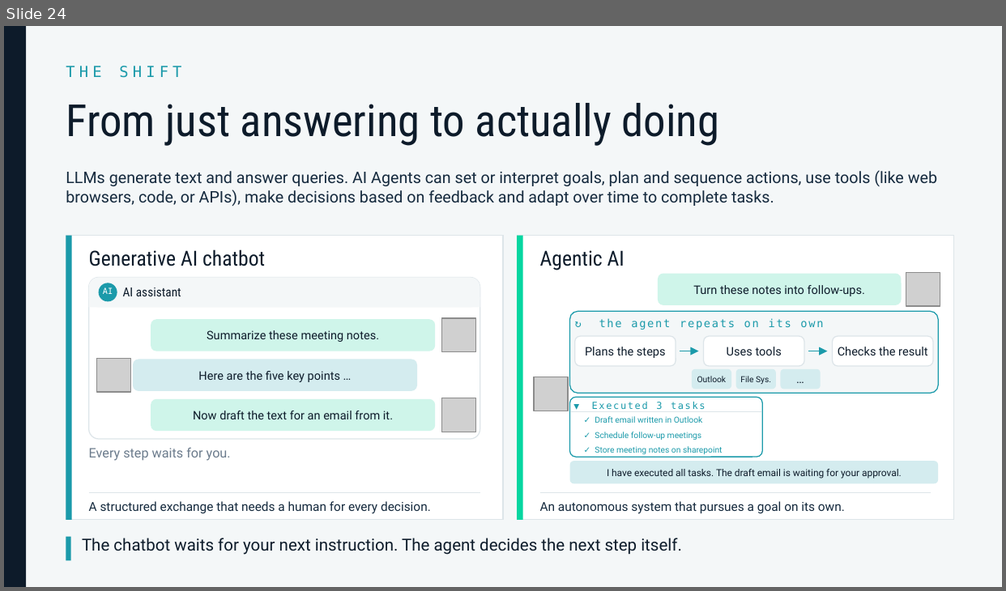
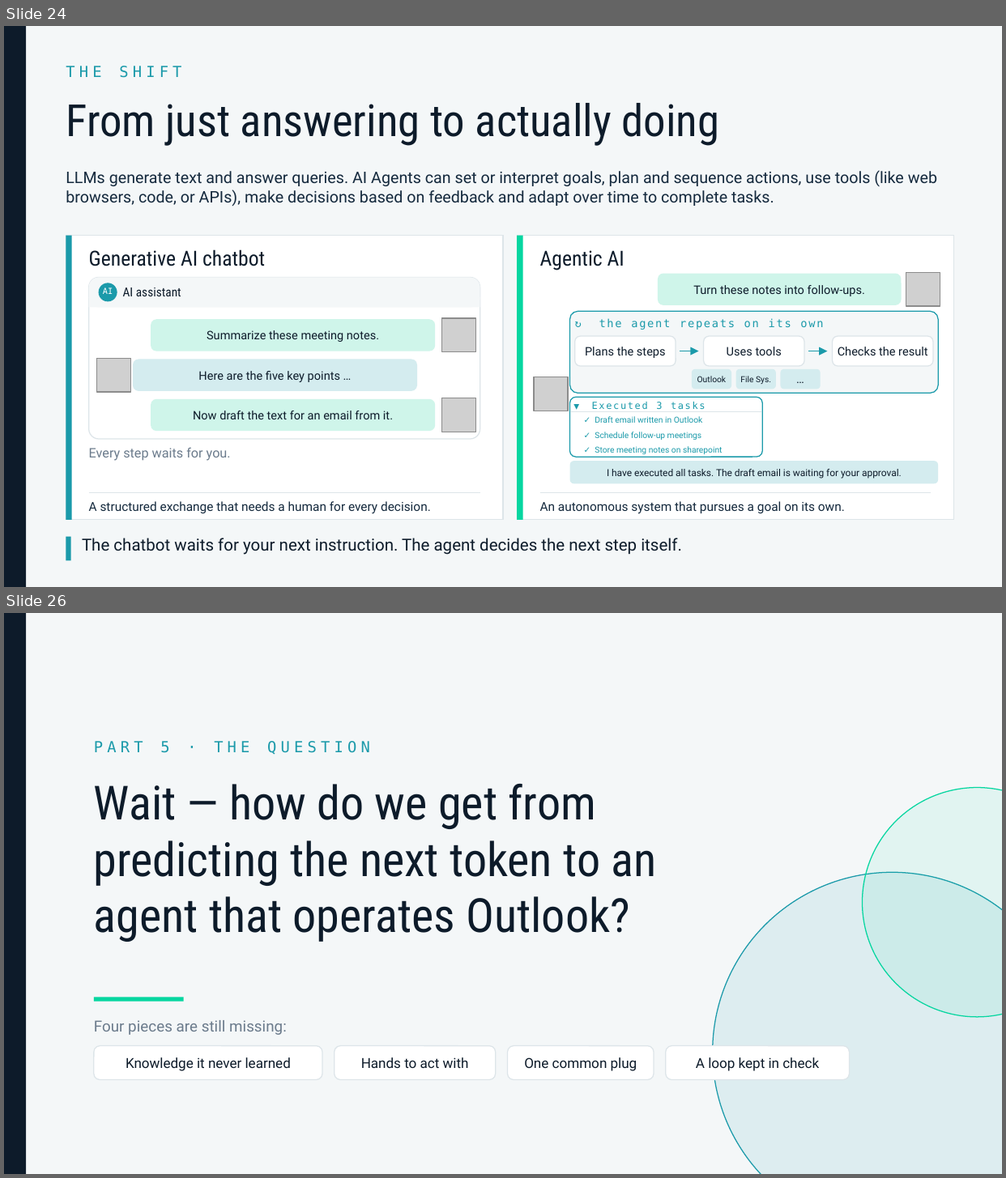
Before and after one commit to lukasroedl/ai-terminology-hell, a slide deck: ai-terminology-hell.pptx. Shown one above the other, each under a label of ours: slide 24 before the commit, slides 24 and 26 after it; the slides between them are not shown. The pictures are 1006x591 and 1006x1178 pixels, drawn with LibreOffice and Linux fonts; fonts in the diff are those of the drawing; grey boxes stand for pictures. Boxes give left, top, right and bottom in pixels: in the first picture for what was removed or moved away, otherwise in the second. Text is boxed around its words. In the diff, an @@ line names an element or a change of style, - is before the commit and + after.

```diff
--- a/ai-terminology-hell.pptx
+++ b/ai-terminology-hell.pptx
@@ slide 26 added at (4,613,1002,1174), background #F4F7F8 @@
@@ rectangle added at (4,613,26,1174), fill #0D1B2A @@
@@ text added at (94,741,370,755), 11 pt, text #1B9AAA @@
+PART 5 · THE QUESTION
@@ text added at (94,784,656,942), 34 pt, text #0D1B2A @@
+Wait — how do we get from
+predicting the next token to an
+agent that operates Outlook?
@@ ellipse added at (863,788,1002,1017), fill #06D6A0 at 8% opacity, outline #06D6A0 0.75 pt @@
@@ ellipse added at (713,872,1002,1174), fill #1B9AAA at 10% opacity, outline #1B9AAA 0.75 pt @@
@@ rectangle added at (94,997,184,1001), fill #06D6A0 @@
@@ text added at (94,1020,287,1035), 11 pt, text #6B7B8C @@
+Four pieces are still missing:
@@ rounded rectangle added at (94,1046,322,1080), fill #FFFFFF, outline #DDE5E9 0.75 pt, 10 pt, text #0D1B2A @@
+Knowledge it never learned
@@ rounded rectangle added at (334,1046,495,1080), fill #FFFFFF, outline #DDE5E9 0.75 pt, 10 pt, text #0D1B2A @@
+Hands to act with
@@ rounded rectangle added at (507,1046,654,1080), fill #FFFFFF, outline #DDE5E9 0.75 pt, 10 pt, text #0D1B2A @@
+One common plug
@@ rounded rectangle added at (666,1046,850,1080), fill #FFFFFF, outline #DDE5E9 0.75 pt, 10 pt, text #0D1B2A @@
+A loop kept in check
```
Also in this commit, not shown: 4 slides changed, 10 other slides added, 9 slides removed, 20 other files.
